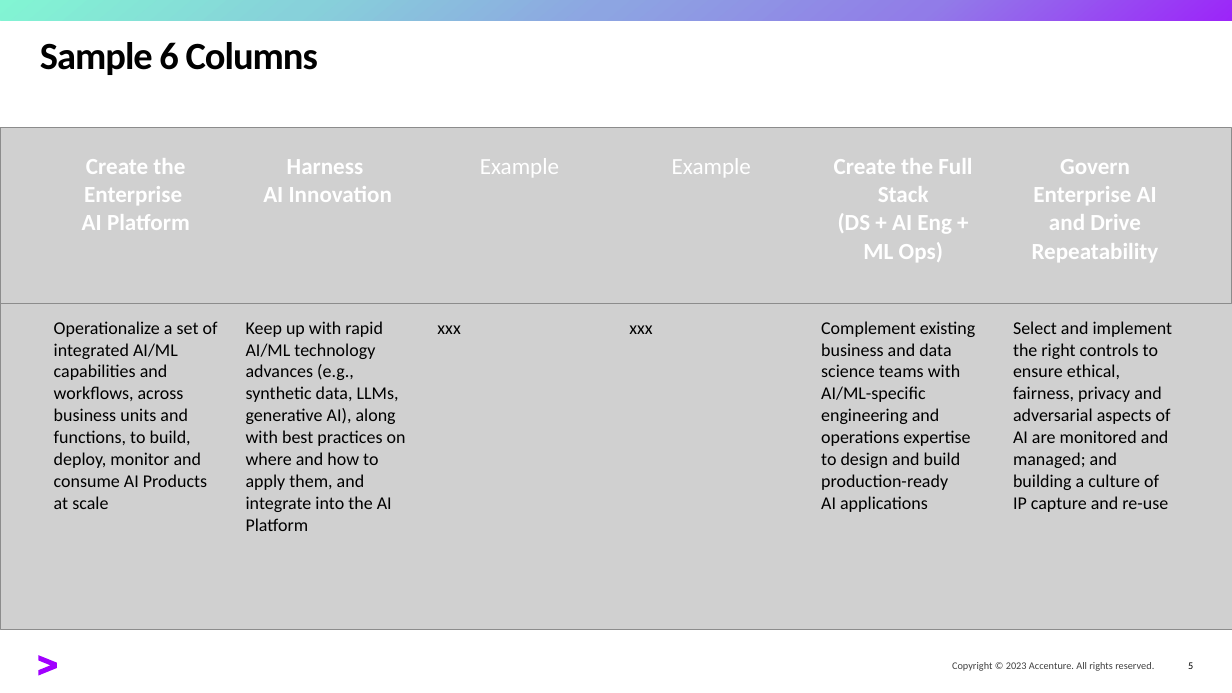
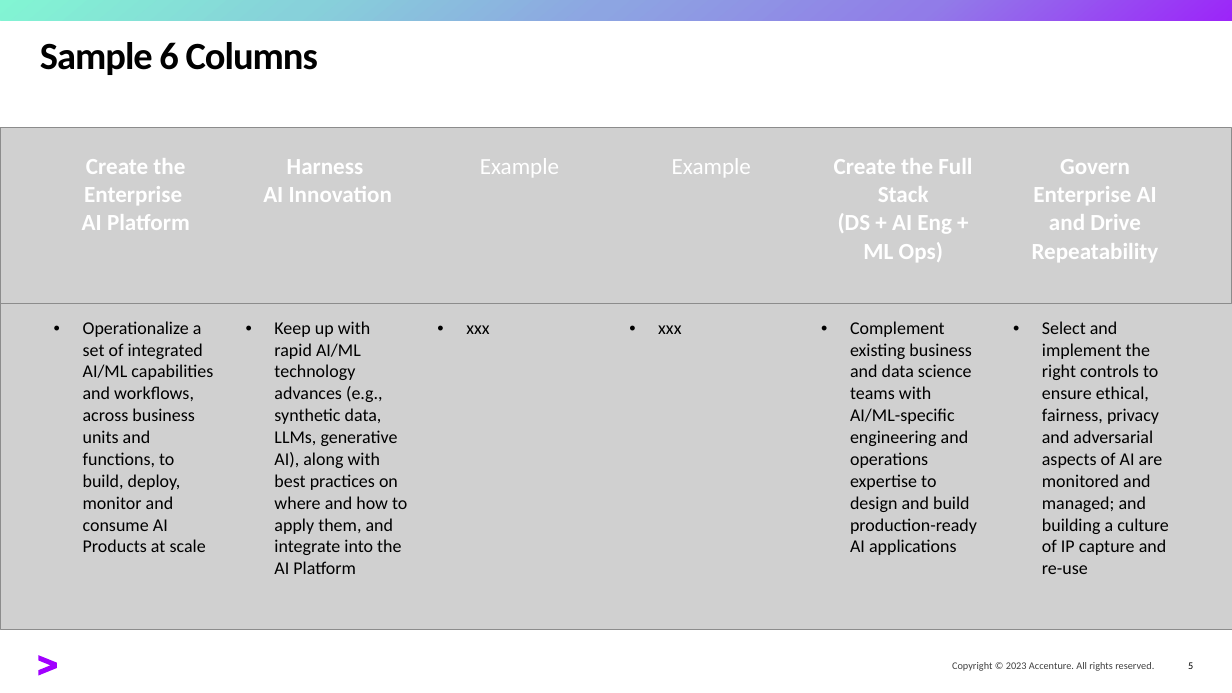
Before and after one commit to ninjapapa/SlideSmith, a slide deck: slide 5 of template/table_page.pptx. Drawn at 1232x693 pixels with LibreOffice and Linux fonts; fonts in the diff are those of the drawing; grey boxes stand for pictures. Boxes give left, top, right and bottom in pixels: in the first picture for what was removed or moved away, otherwise in the second. Text is boxed around its words. In the diff, an @@ line names an element or a change of style, - is before the commit and + after.

Commit message:
added bullet

```diff
--- a/template/table_page.pptx
+++ b/template/table_page.pptx
@@ table at (40,139,1193,633) @@
@@ bullet none to • @@
```
Also in this commit, not shown: 4 other slides changed, 2 other files.
